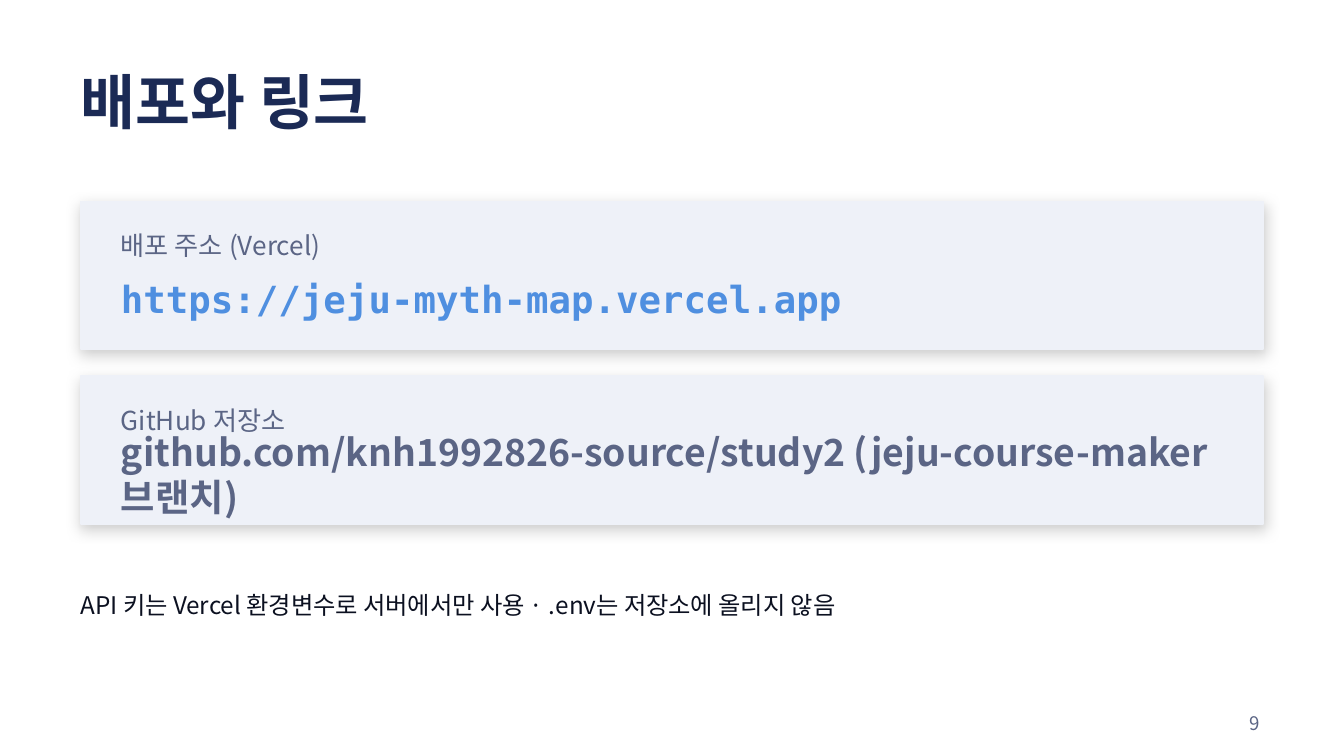
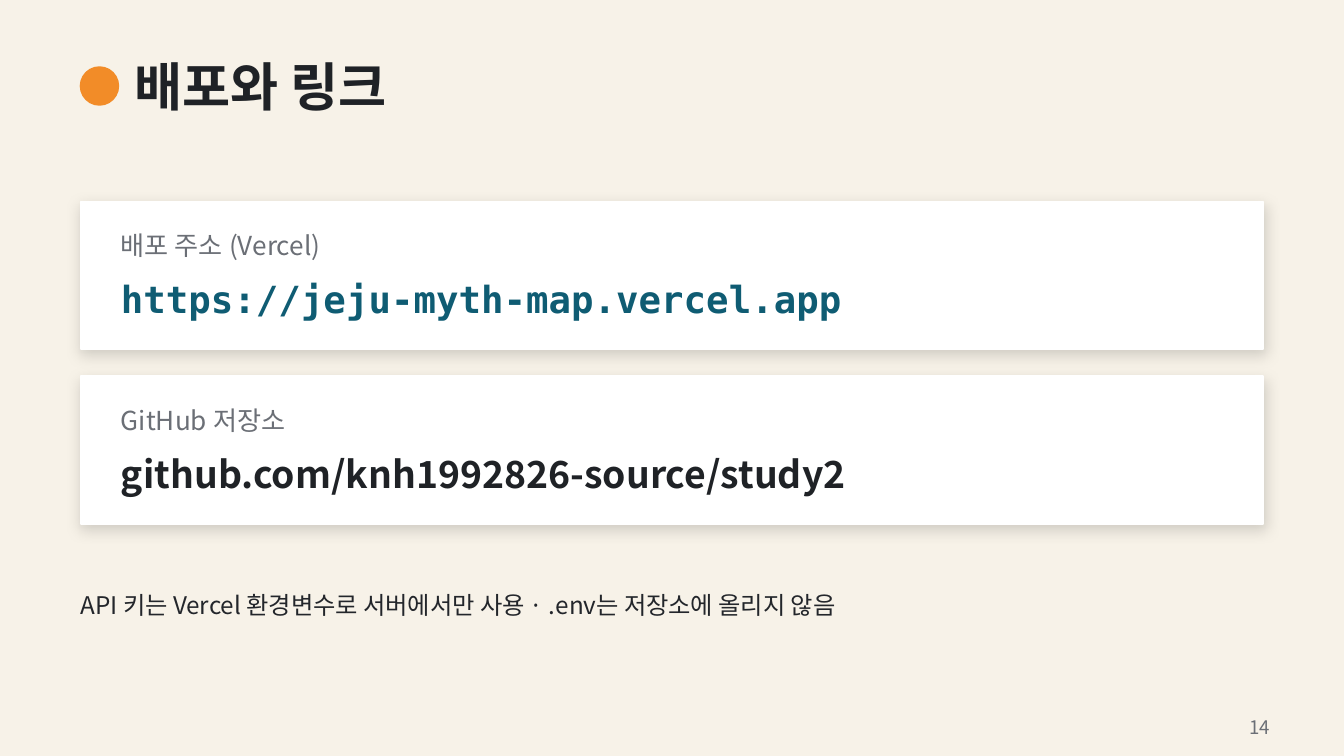
Before and after one commit to knh1992826-source/study2, a slide deck: slide 14 of docs/김예현_발표자료.pptx (slide 9 before the commit). Drawn at 1344x756 pixels with LibreOffice and Linux fonts; fonts in the diff are those of the drawing. Boxes give left, top, right and bottom in pixels: in the first picture for what was removed or moved away, otherwise in the second. Text is boxed around its words. In the diff, an @@ line names an element or a change of style, - is before the commit and + after.

```diff
--- a/docs/김예현_발표자료.pptx
+++ b/docs/김예현_발표자료.pptx
@@ background #FFFFFF to #F7F2E8 @@
@@ text "배포와 링크": place and size @@
-text "배포와 링크" at <box>81,74,369,130</box>
+text "배포와 링크" at <box>134,62,386,111</box>
@@ text "배포와 링크" at <box>134,62,386,111</box>: size 32 to 28 pt, text colour #1B2A55 to #1F2226 @@
@@ ellipse added at <box>81,67,118,105</box>, fill #F28C28, outline #F28C28 1 pt @@
@@ rectangle at <box>81,202,1263,349</box>: fill #EEF1F8 to #FFFFFF; outline #EEF1F8 1 pt to #FFFFFF 1 pt; shadow changed @@
@@ text "배포 주소 (Vercel)" at <box>121,233,320,260</box>: text colour #5B6585 to #6B6F76 @@
@@ text "https://jeju-myth-map.vercel.app" at <box>121,283,841,321</box>: text colour #4F8FE0 to #0F5C73 @@
@@ rectangle at <box>81,376,1263,524</box>: fill #EEF1F8 to #FFFFFF; outline #EEF1F8 1 pt to #FFFFFF 1 pt; shadow changed @@
@@ text "GitHub 저장소" at <box>121,408,285,432</box>: text colour #5B6585 to #6B6F76 @@
@@ text at <box>121,457,846,497</box>: text changed; text colour #5B6585 to #1F2226 @@
-github.com/knh1992826-source/study2 (jeju-course-maker 브랜치)
+github.com/knh1992826-source/study2
@@ text "API 키는 Vercel 환경변수로 서버에서만 ..." at <box>81,594,836,616</box>: text colour #0B1020 to #23262B @@
@@ page number removed at <box>1250,716,1260,730</box> @@
-9
@@ page number added at <box>1250,720,1271,734</box>, 10 pt, text #6B6F76 @@
+14
```
Also in this commit, not shown: 9 other slides changed, 5 slides added, 1 other file.
